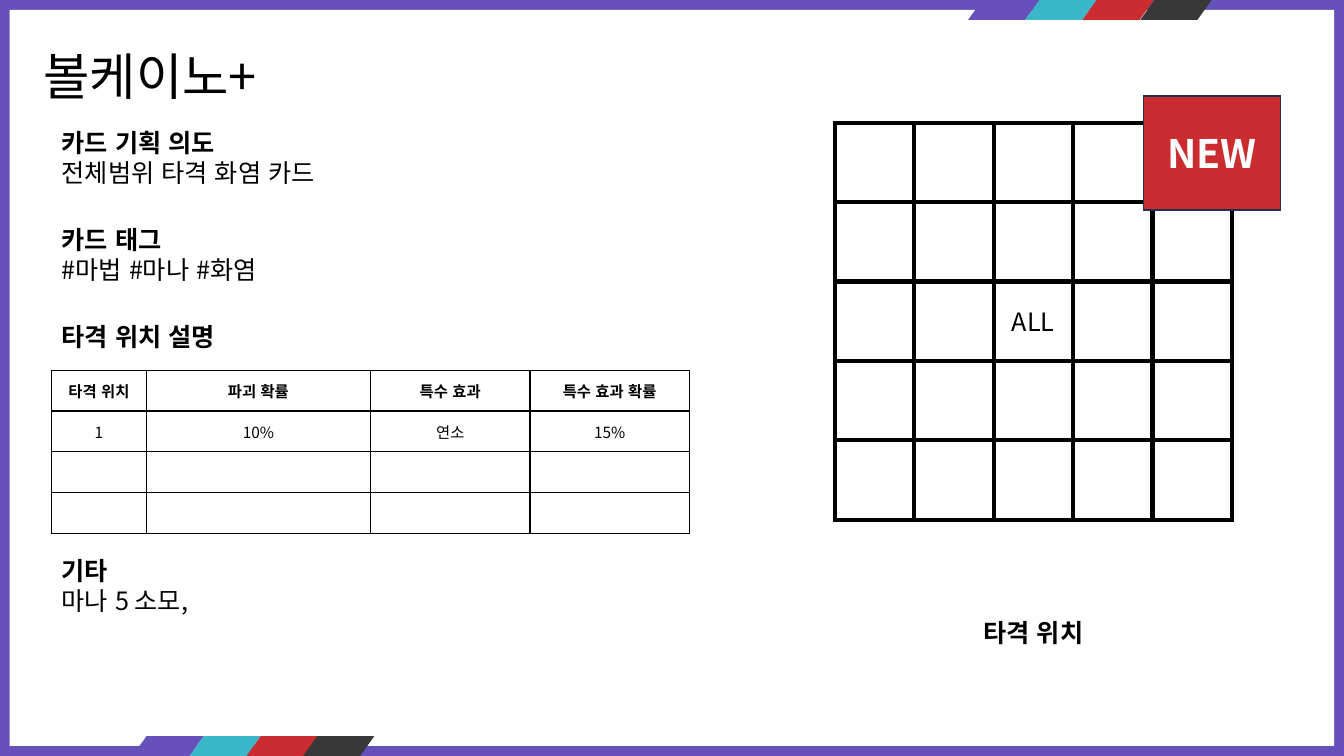
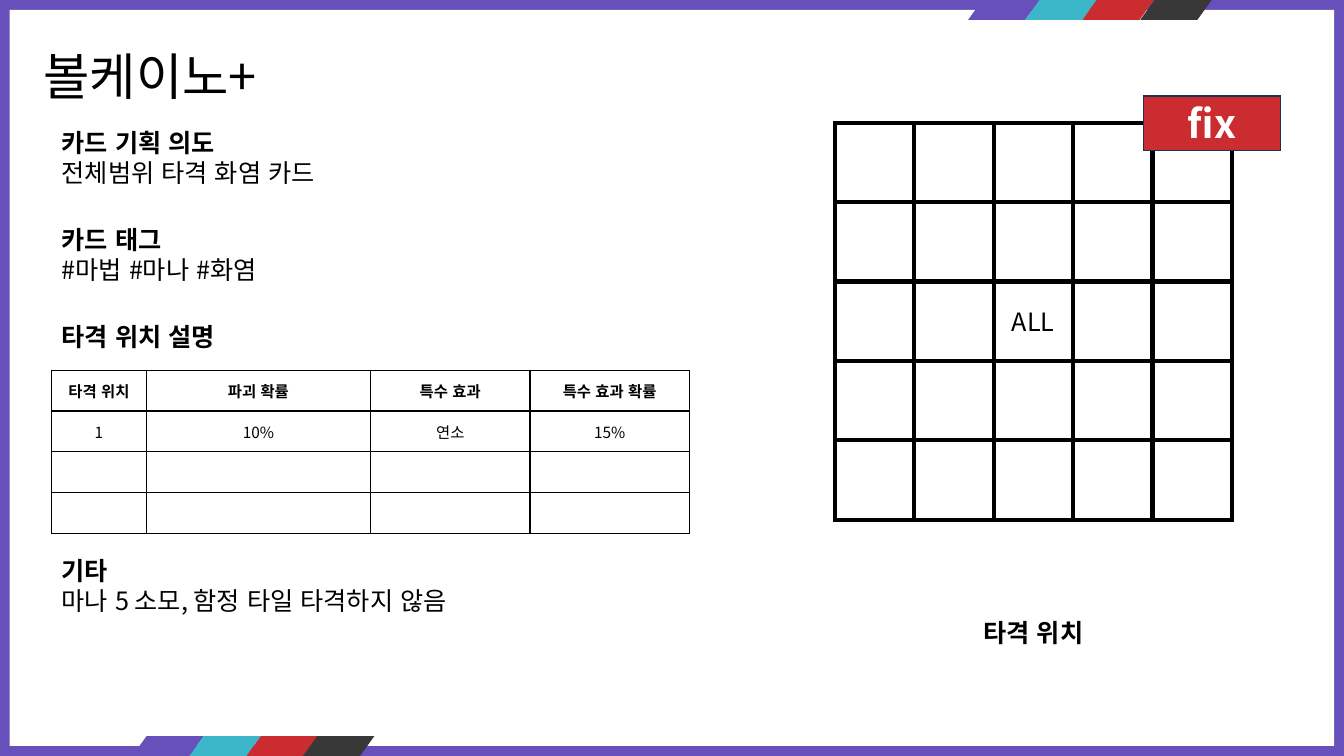
Before and after one commit to kauthor/FluffyDisdog, a slide deck: slide 41 of Plan/기획서/마법사.pptx. Drawn at 1344x756 pixels with LibreOffice and Linux fonts; fonts in the diff are those of the drawing. Boxes give left, top, right and bottom in pixels: in the first picture for what was removed or moved away, otherwise in the second. Text is boxed around its words. In the diff, an @@ line names an element or a change of style, - is before the commit and + after.

```diff
--- a/Plan/기획서/마법사.pptx
+++ b/Plan/기획서/마법사.pptx
@@ rectangle removed at [1144,96,1280,210] @@
-NEW
@@ rectangle added at [1144,96,1280,150], fill #CB2C30, outline #1E3256 1 pt, 28 pt, text #FFFFFF, bold @@
+fix
@@ rectangle added at [1152,123,1232,203], fill #FFFFFF, outline #000000 3 pt @@
@@ text at [62,589,446,615]: text changed @@
-마나 5 소모,
+마나 5 소모, 함정 타일 타격하지 않음
```
Also in this commit, not shown: 36 other slides changed.
